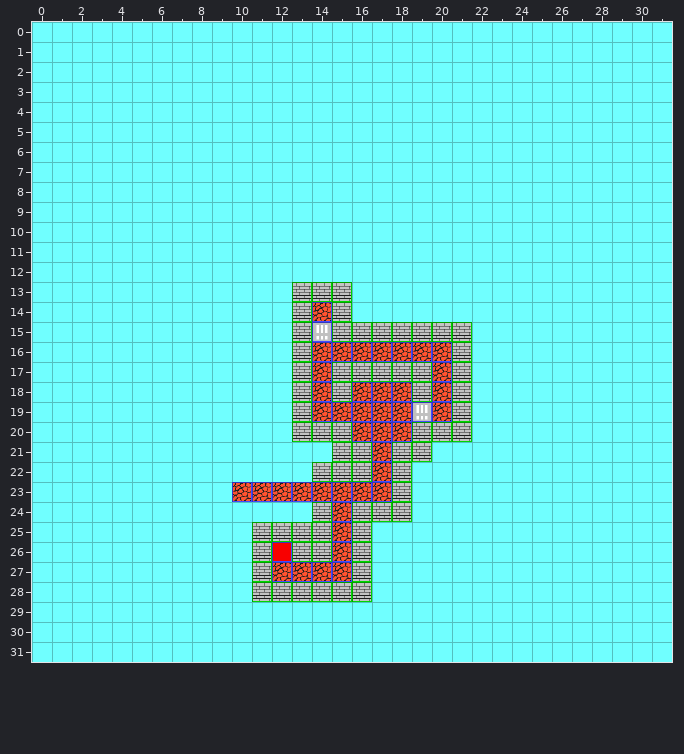
Two states of a Tiled map, OculusWalkerDemo/_asset/Level/l9000.tmx. The picture above is the old version.
Cells are 32x32 px. Shown: x 0..31, y 0..31.
Now the later version:
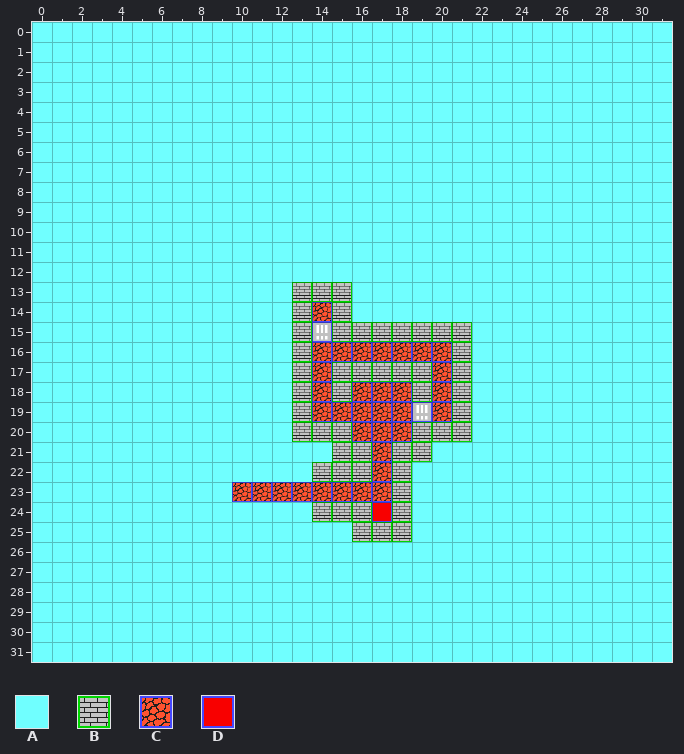
Key: from "TypeA": A 0, B 2, C 8, D 56.
_ is an empty cell.
The edit:
Layer "タイル・レイヤー1":
Tile B becomes tile A in row 25 at x 11 to 14; in row 26 at x 11, 13 to 14 and 16; in row 27 at x 11 and 16; in row 28 at x 11 to 16.
Tile C becomes tile A in rows 25 to 26 at x 15; in row 27 at x 12 to 15.
Tile D becomes tile A in row 26 at x 12.
Tile A becomes tile B in row 25 at x 17 to 18.
Tile C becomes tile B in row 24 at x 15.
Tile B becomes tile D in row 24 at x 17.
Changed places in both pictures, as pixel boxes (x1, y1, x2, y2):
changed: (252, 502, 412, 602)
